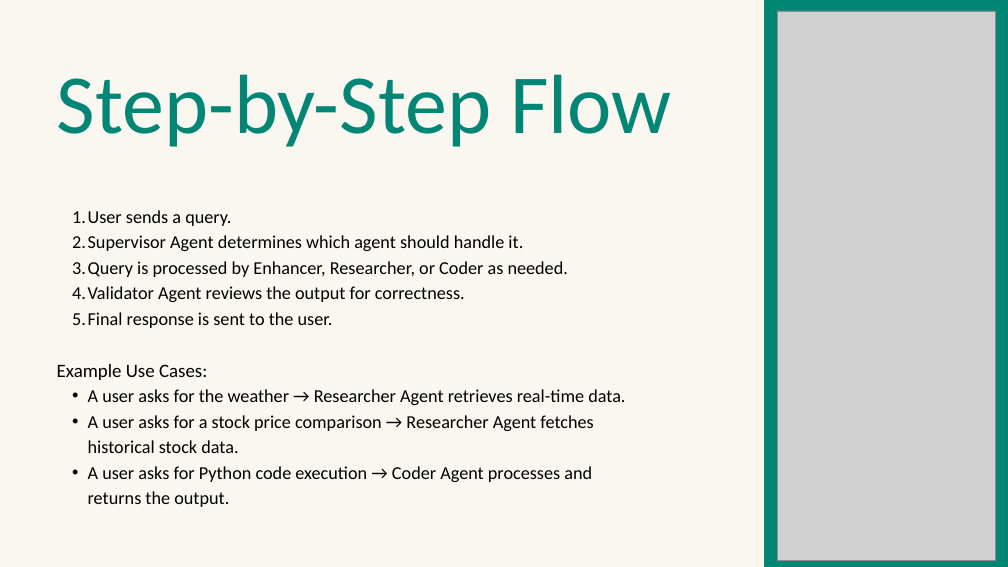
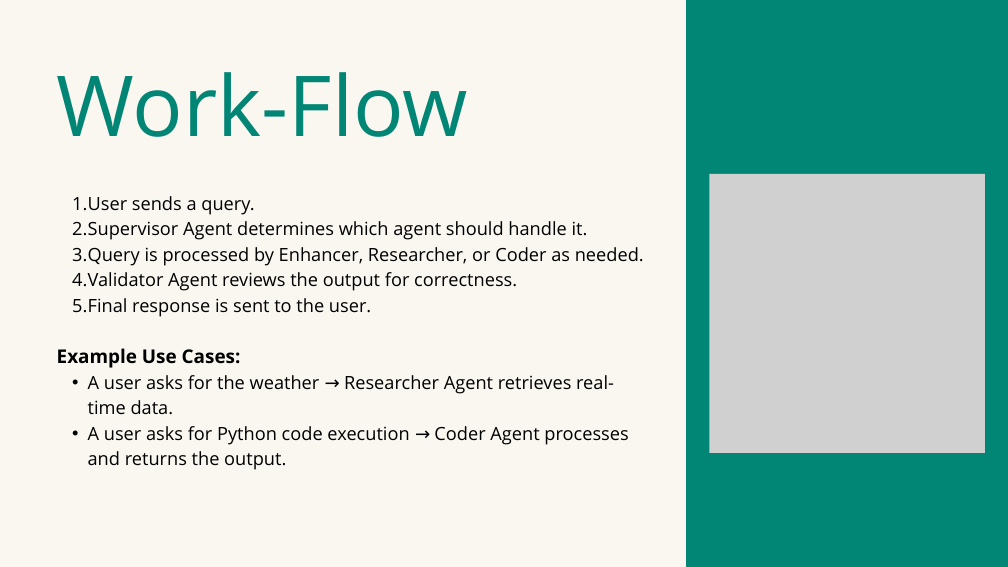
Before and after one commit to YASHBRO/GenAi-Final-Project, a slide deck: slide 5 of Multi-Agent Chatbot.pptx. Drawn at 1008x567 pixels with LibreOffice and Linux fonts; fonts in the diff are those of the drawing; grey boxes stand for pictures. Boxes give left, top, right and bottom in pixels: in the first picture for what was removed or moved away, otherwise in the second. Text is boxed around its words. In the diff, an @@ line names an element or a change of style, - is before the commit and + after.

```diff
--- a/Multi-Agent Chatbot.pptx
+++ b/Multi-Agent Chatbot.pptx
@@ freeform shape: place and size @@
-freeform shape at bbox=[764, 0, 1008, 567]
+freeform shape at bbox=[686, 0, 1008, 567]
@@ text at bbox=[57, 72, 468, 137]: text changed; font Calibri to Open Sans @@
-Step-by-Step Flow
+Work-Flow
@@ picture: place and size @@
-picture at bbox=[777, 11, 995, 561]
+picture at bbox=[709, 174, 985, 453]
@@ text "User sends a query.": place and size @@
-text "User sends a query." at bbox=[57, 210, 625, 507]
+text "User sends a query." at bbox=[57, 196, 644, 470]
@@ text "User sends a query." at bbox=[57, 196, 644, 470]: font Calibri to Open Sans; bold on in "Example Use Cases:" @@
@@ text at bbox=[88, 415, 593, 453]: paragraph removed @@
-  • A user asks for a stock price comparison → Researcher Agent fetches historical stock data.
```
Also in this commit, not shown: 7 other slides changed.
